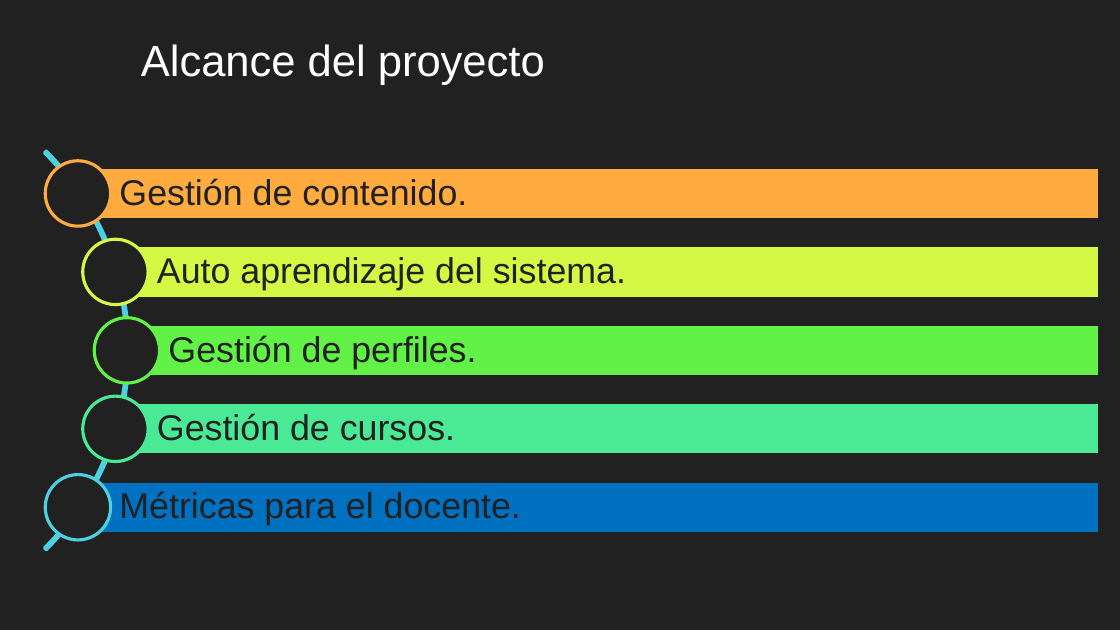
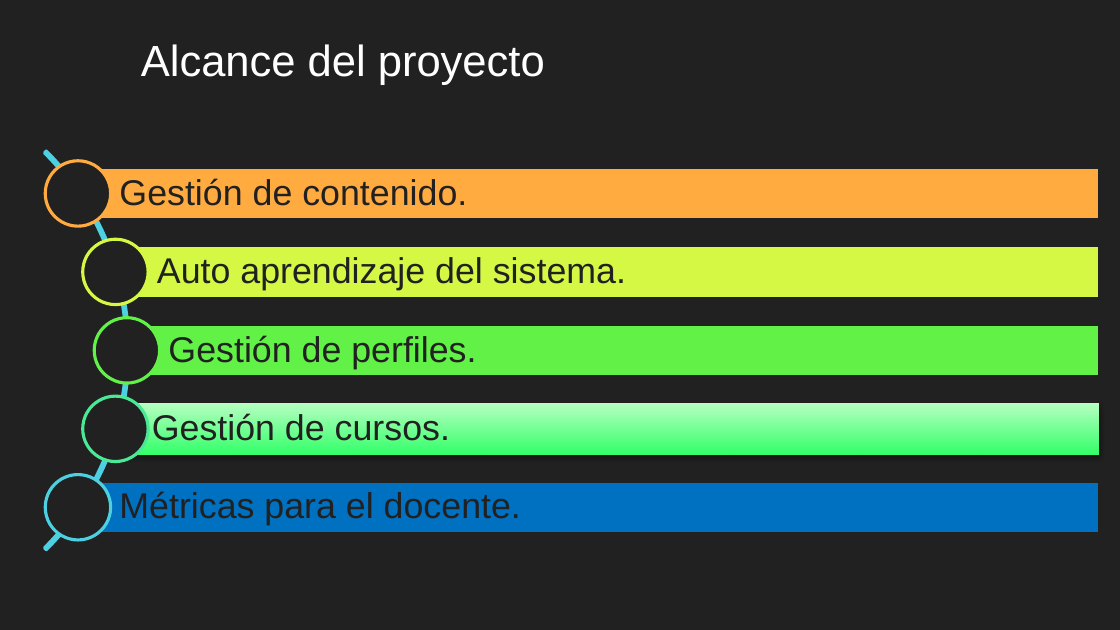
Before and after one commit to safabox/SAFE, a slide deck: slide 7 of trunk/docs/Entregables/Presentacion Final/SAFE presentacion final.pptx (slide 6 before the commit). Drawn at 1120x630 pixels with LibreOffice and Linux fonts; fonts in the diff are those of the drawing; background and template pictures are left out. Boxes give left, top, right and bottom in pixels: in the first picture for what was removed or moved away, otherwise in the second. Text is boxed around its words. In the diff, an @@ line names an element or a change of style, - is before the commit and + after.

```diff
--- a/trunk/docs/Entregables/Presentacion Final/SAFE presentacion final.pptx
+++ b/trunk/docs/Entregables/Presentacion Final/SAFE presentacion final.pptx
@@ text "Gestión de cursos.": place and size @@
-text "Gestión de cursos." at [157, 413, 455, 441]
+text "Gestión de cursos." at [152, 412, 450, 441]
@@ rectangle at [115, 403, 1100, 456]: fill #49E995 to gradient #35FF6A to #B8FFC3; outline #212121 2 pt to none; shadow on @@
```
Also in this commit, not shown: 6 other slides changed, 1 slide added, 1 other file.
